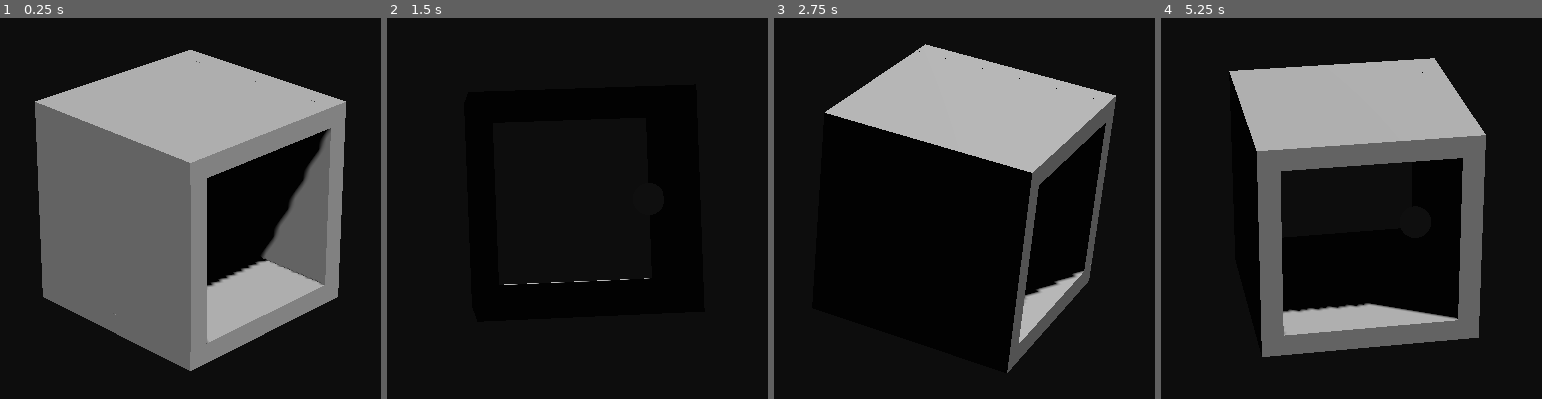
Above: before the commit, frames 1-4 (left to right).
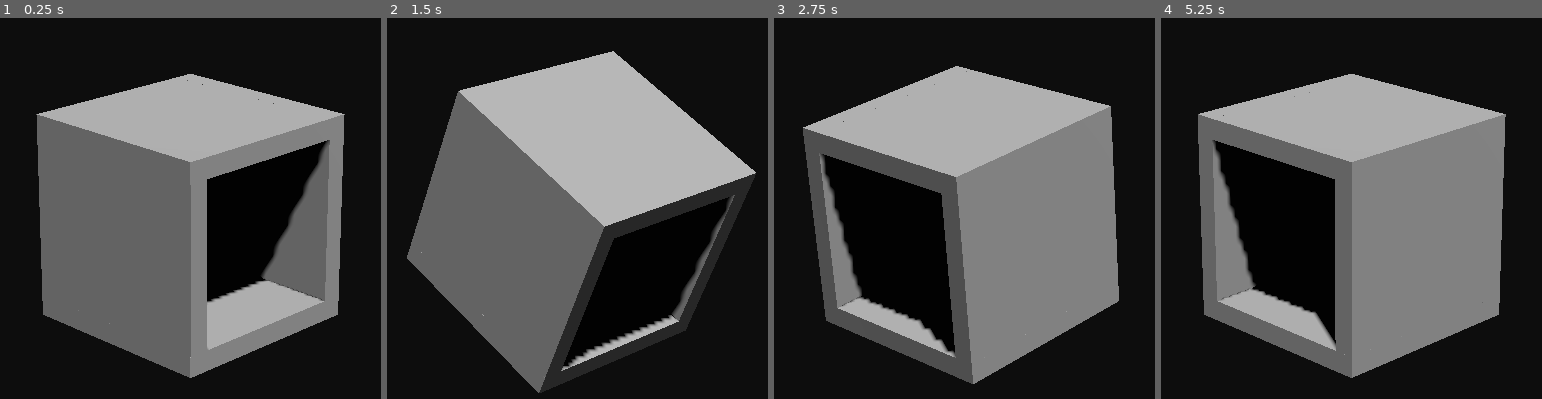
Above: after the commit, the same moments.

Repository: TheNickOfTime/design-challenge-nov
Game: Godot game, scene res://Scenes/puzzle_box_test.tscn
Two runs of this game, one before a commit and one after it. Both use one fixed random seed, a clock stepped at 60 frames per second and the inputs below.
Inputs (mouse positions are in pixels of both pictures, inside the frame that each line leads up to):
- Up to frame 1 (0.25 s): no input
- Up to frame 2 (1.5 s): tap Enter at 0.5 s; move the mouse to (752, 193) at 0.52 s; hold D (rotate_cube_right) 0.53-1.28 s; hold Up (rotate_cube) 0.53-1.28 s; click (752, 193) at 0.67 s; move the mouse to (417, 238) at 1.27 s; hold S (rotate_cube_down) from 1.28 s (still down); tap Up (rotate_cube) at 1.35 s; click (417, 238) at 1.42 s
- Up to frame 3 (2.75 s): move the mouse to (1044, 117) at 2.02 s; release S (rotate_cube_down) at 2.03 s; hold D (rotate_cube_right) from 2.03 s (still down); hold Up (rotate_cube) from 2.03 s (still down); click (1044, 117) at 2.17 s
- Up to frame 4 (5.25 s): move the mouse to (1313, 307) at 2.77 s; release D (rotate_cube_right) at 2.78 s; release Up (rotate_cube) at 2.78 s; hold W (rotate_cube_up) 2.78-3.53 s; tap Up (rotate_cube) at 2.85, 4.35 s; click (1313, 307) at 2.92 s; move the mouse to (outside the picture) at 3.52 s; hold Up (rotate_cube) 3.53-4.28 s; hold A (rotate_cube_left) 3.53-5.03 s; click (outside the picture) at 3.67 s; move the mouse to (outside the picture) at 4.27 s; click (outside the picture) at 4.42 s; move the mouse to (1389, 216) at 5.02 s; hold S (rotate_cube_down) from 5.03 s (still down); hold Up (rotate_cube) from 5.03 s (still down); click (1389, 216) at 5.17 s

The runs differ from the first frame. In frame 1, 11% of the frame differs, in the area x 9-91%, y 8-95%; in frame 2, 46%, in the area x 5-97%, y 8-99%; in frame 3, 38%; in frame 4, 39%.

Commit message:
Worked on camera controls, also rotating the cube based on the direction of the camera

Diff:
--- a/Scenes/puzzle_box_test.tscn
+++ b/Scenes/puzzle_box_test.tscn
@@ -86,9 +86,12 @@
 [node name="Player" parent="PuzzleBox" instance=ExtResource("2_201jb")]
 
 [node name="CameraPivot" type="Node3D" parent="."]
+transform = Transform3D(-0.707107, -0.241845, 0.664463, 0, 0.939693, 0.34202, -0.707107, 0.241845, -0.664463, 0, 0, 0)
 script = ExtResource("2_3wgyy")
 
 [node name="Camera3D" type="Camera3D" parent="CameraPivot"]
-transform = Transform3D(-0.707107, -0.298836, 0.640857, 0, 0.906308, 0.422618, -0.707107, 0.298836, -0.640857, 5.119, 3.3, -5.119)
+transform = Transform3D(1, 0, 0, 0, 1, 0, 0, 0, 1, 0, 0, 8)
 fov = 15.0
 size = 3.0
+
+[connection signal="body_shape_exited" from="PuzzleBox" to="PuzzleBox" method="_on_body_shape_exited"]
--- a/Scripts/PuzzleBox.gd
+++ b/Scripts/PuzzleBox.gd
@@ -20,6 +20,8 @@
 
 
 func _ready():
+	print(position.distance_to(camera.position))
+
 	var players = get_tree().get_nodes_in_group("Player")
 	for player in players:
 		pass
@@ -75,3 +77,20 @@
 
 func get_new_rotation(direction : Vector3) -> Transform3D:
 	return transform.rotated(direction, rotate_degrees)
+
+
+func orient_rotation(original_direction : Vector3):
+	var camera_basis : Vector3 = camera.global_transform.basis.z
+	var camera_forward : Vector3 = Vector3(camera_basis.x, 0, camera_basis.z).normalized()
+	var something : bool = abs(camera_forward.x) >= abs(camera_forward.z)
+
+	return original_direction if something else Vector3(original_direction.z, 0, original_direction.x)
+
+
+func _on_body_shape_exited(body_rid, body, body_shape_index, local_shape_index):
+	if is_ancestor_of(body):
+		var last_position = body.global_position
+
+		remove_child(body)
+		body.position = last_position
+		get_parent().add_child(body)
--- a/Scripts/PuzzleBoxCamera.gd
+++ b/Scripts/PuzzleBoxCamera.gd
@@ -5,15 +5,18 @@
 var pan_speed : float = 0.25
 var pan_direction : int = -1
 var is_panning : bool = false
+var max_angle : float = 45
 
 
 func _ready():
-	pass # Replace with function body.
+	pass
 
 
 func _process(delta):
 	if(is_panning):
 		pan_cube(delta)
+
+	mouse_delta = Vector2.ZERO
 
 
 func _input(event):
@@ -21,10 +24,12 @@
 		var mouse_button = event as InputEventMouseButton
 		is_panning = mouse_button.is_pressed()
 
-	elif event is InputEventMouseMotion:
-		# var mouse_motion = event as InputEventMouseMotion
+	if event is InputEventMouseMotion:
 		mouse_delta = event.relative
+
 
 
 func pan_cube(delta : float):
 	rotate_y(mouse_delta.x * pan_direction * pan_speed * delta)
+	rotate_object_local(Vector3.RIGHT, mouse_delta.y * pan_direction * pan_speed * delta)
+	rotation.x = clamp(rotation.x, deg_to_rad(-max_angle), deg_to_rad(0))
